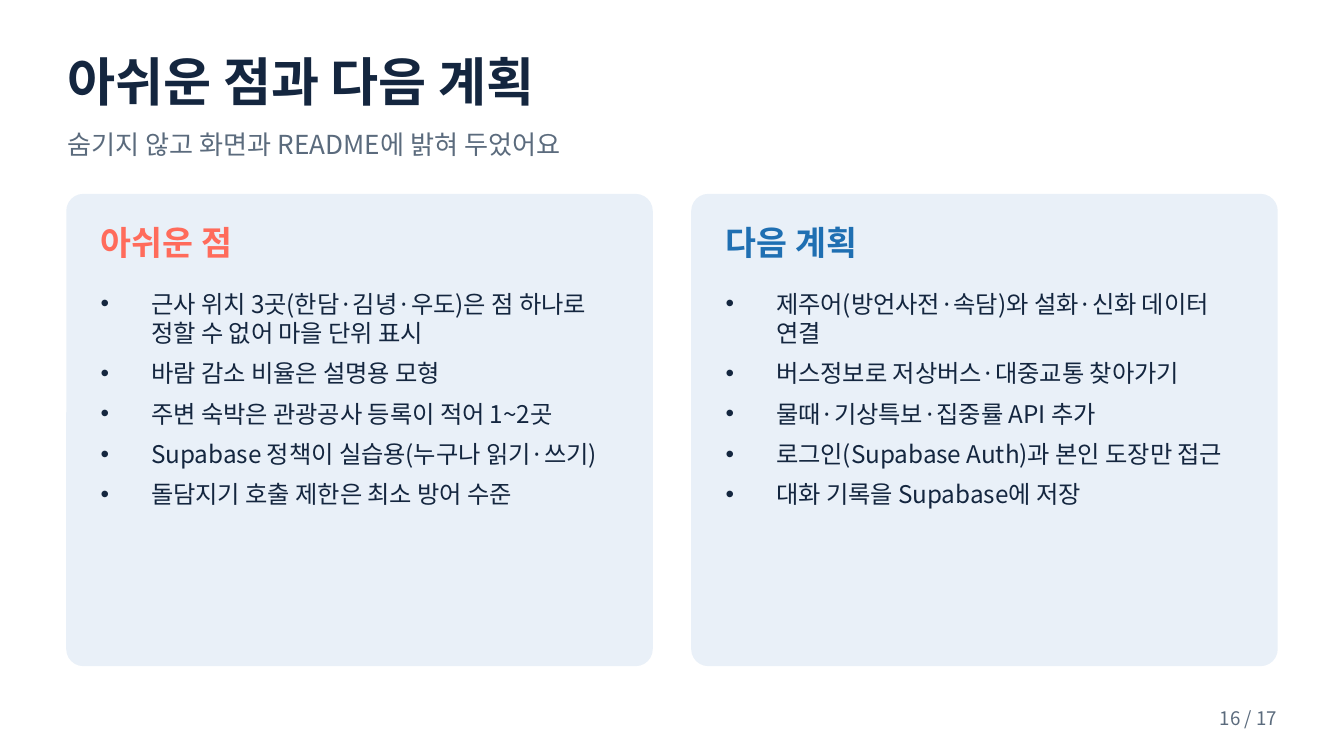
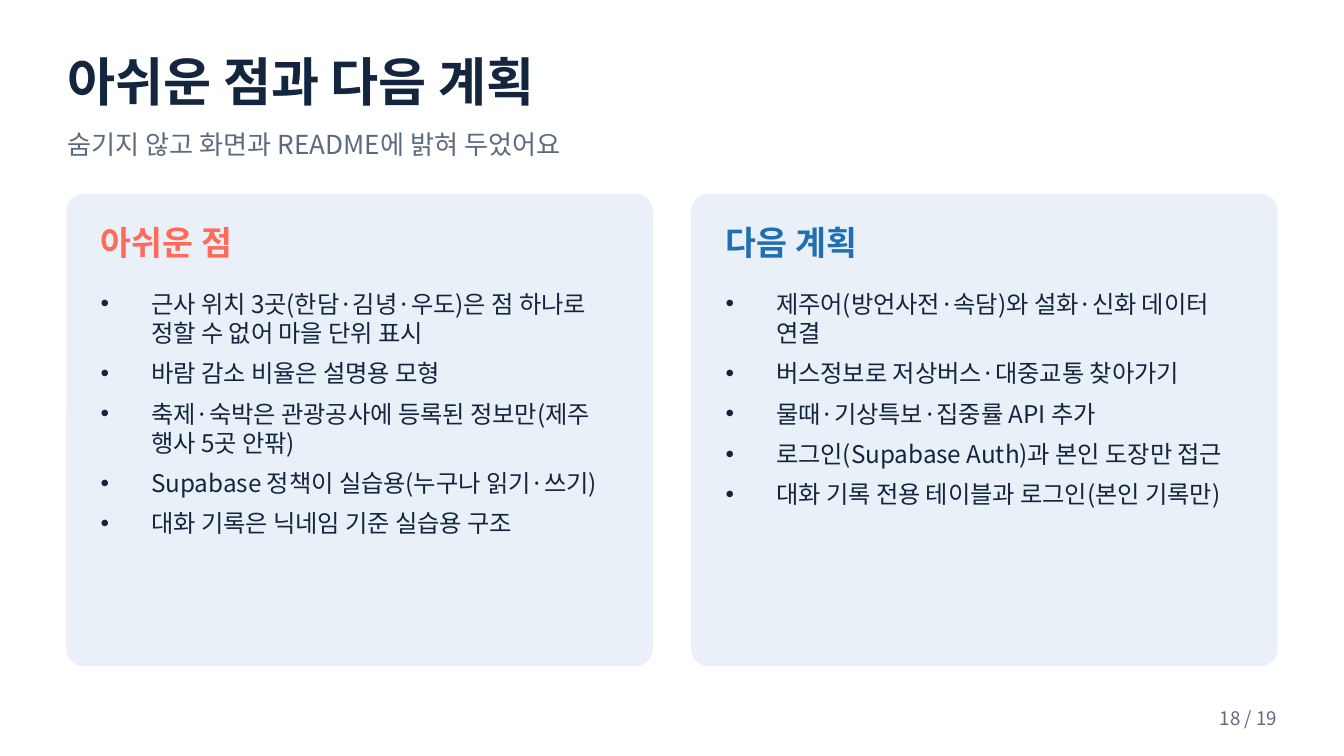
Before and after one commit to pjhjustin2430-cmd/doldam-today-jeju, a slide deck: slide 18 of docs/돌담오늘_발표자료.pptx (slide 16 before the commit). Drawn at 1344x756 pixels with LibreOffice and Linux fonts; fonts in the diff are those of the drawing. Boxes give left, top, right and bottom in pixels: in the first picture for what was removed or moved away, otherwise in the second. Text is boxed around its words. In the diff, an @@ line names an element or a change of style, - is before the commit and + after.

```diff
--- a/docs/돌담오늘_발표자료.pptx
+++ b/docs/돌담오늘_발표자료.pptx
@@ text at [151, 403, 590, 457]: text changed @@
-• 주변 숙박은 관광공사 등록이 적어 1~2곳
+• 축제·숙박은 관광공사에 등록된 정보만(제주 행사 5곳 안팎)
@@ text at [776, 483, 1220, 508]: text changed @@
-• 대화 기록을 Supabase에 저장
+• 대화 기록 전용 테이블과 로그인(본인 기록만)
@@ text at [151, 512, 513, 534]: text changed @@
-• 돌담지기 호출 제한은 최소 방어 수준
+• 대화 기록은 닉네임 기준 실습용 구조
@@ text at [1220, 711, 1277, 725]: text changed @@
-16 / 17
+18 / 19
```
Also in this commit, not shown: 15 other slides changed, 2 slides added, 7 other files.
